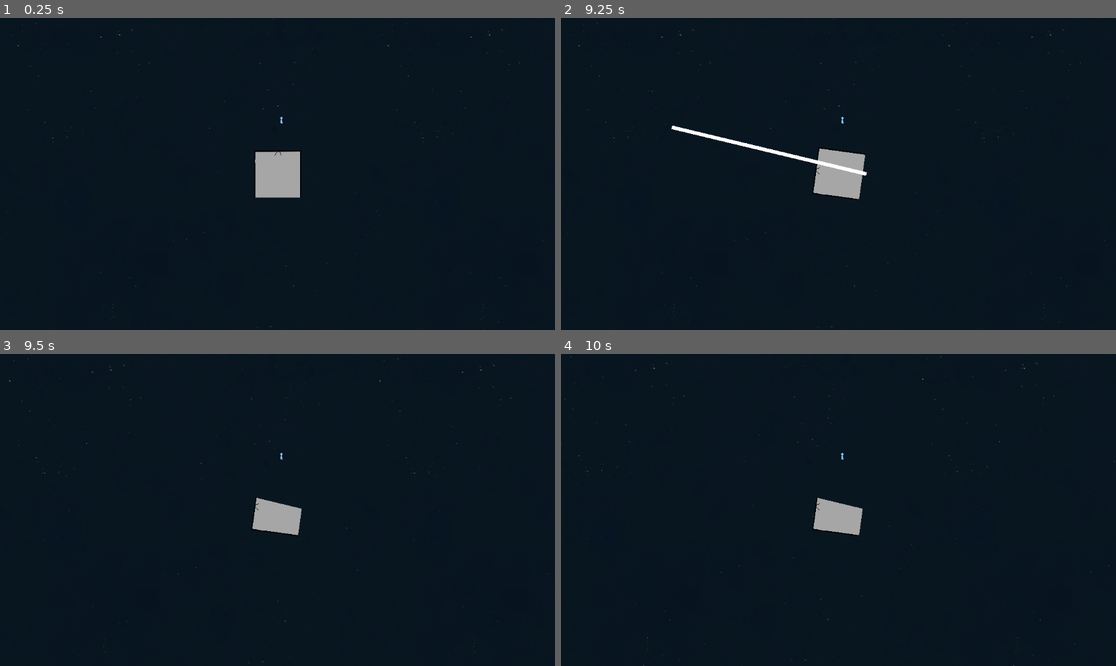
Above: before the commit, frames 1-4 (two rows, left to right).
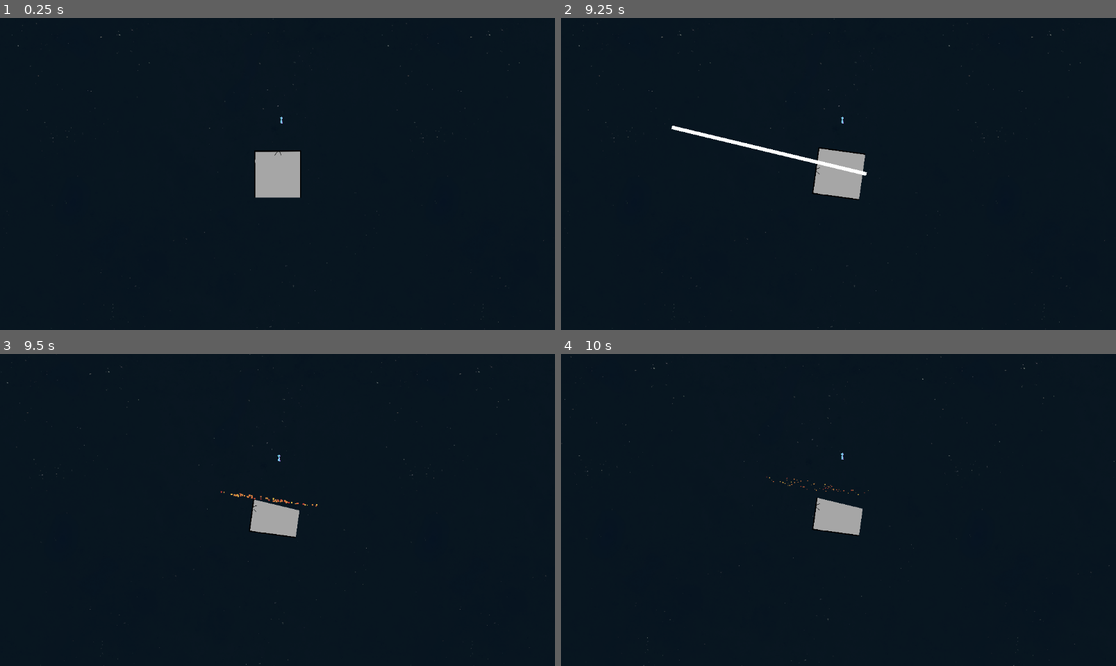
Above: after the commit, the same moments.

Repository: Dolphus2/NordicGameJam2026
Game: Godot game, scene res://scenes/game.tscn
Two runs of this game, one before a commit and one after it. Both use one fixed random seed, a clock stepped at 60 frames per second and the inputs below.
Inputs (mouse positions are in pixels of both pictures, inside the frame that each line leads up to):
- Up to frame 1 (0.25 s): no input
- Up to frame 2 (9.25 s): tap Enter at 0.5, 5.75 s; move the mouse to (810, 236) at 0.52 s; hold W (accel) 0.53-1.25 s; click (810, 236) at 0.67 s; tap Space at 1.25 s; drag from (1005, 220) to (810, 236) at 1.27 s; move the mouse to (672, 127) at 2.02 s; hold Q (roll_left) 2.03-2.75 s; drag from (866, 174) to (672, 127) at 2.77 s; move the mouse to (755, 96) at 3.52 s; hold Q (roll_left) 3.53-4.25 s; drag from (960, 158) to (755, 96) at 4.27 s; move the mouse to (727, 189) at 5.02 s; hold W (accel) 5.03-5.75 s; click (727, 189) at 5.17 s; drag from (894, 105) to (727, 189) at 5.77 s; move the mouse to (810, 236) at 6.52 s; hold E (roll_right) 6.53-7.25 s; drag from (1005, 220) to (810, 236) at 7.27 s; move the mouse to (672, 127) at 8.02 s; hold Q (roll_left) 8.03-8.75 s; drag from (866, 174) to (672, 127) at 8.77 s
- Up to frame 3 (9.5 s): no input
- Up to frame 4 (10 s): move the mouse to (755, 432) at 9.52 s; hold W (accel) from 9.53 s (still down); click (755, 432) at 9.67 s

Frames 1-2 are identical in both runs. In frame 3, 0.4% of the frame differs, in the area x 1-99%, y 0-100%; in frame 4, less than 0.1%.

Commit message:
first it particle and camera shake

Diff:
--- a/scenes/game.tscn
+++ b/scenes/game.tscn
@@ -7,11 +7,13 @@
 [ext_resource type="PackedScene" uid="uid://1m8wimnntu5y" path="res://scenes/asteroids.tscn" id="4_p57ef"]
 [ext_resource type="PackedScene" uid="uid://dmktf342p1kkl" path="res://scenes/black_hole.tscn" id="5_u5sy4"]
 [ext_resource type="Texture2D" uid="uid://b6h4t5quexpt5" path="res://assets/arrow.png" id="8_0tnpc"]
-[ext_resource type="PackedScene" path="res://scenes/pause_screen.tscn" id="8_gee14"]
-[ext_resource type="Script" path="res://scripts/goal_locator.gd" id="9_vtaks"]
+[ext_resource type="PackedScene" uid="uid://hjtbrh7ja5tw" path="res://scenes/pause_screen.tscn" id="8_gee14"]
+[ext_resource type="Script" uid="uid://c3twqfo5ifjtr" path="res://scripts/game_camera.gd" id="8_kvuet"]
+[ext_resource type="Script" uid="uid://cvydu0app6xv0" path="res://scripts/goal_locator.gd" id="9_vtaks"]
 [ext_resource type="PackedScene" uid="uid://beu5j00l33p4t" path="res://scenes/killzone.tscn" id="10_dinhu"]
 [ext_resource type="Texture2D" uid="uid://elw48gf5p2ad" path="res://assets/whitehole1.png" id="10_kvpfn"]
 [ext_resource type="Texture2D" uid="uid://bqyqs0kcdetyu" path="res://assets/whitehole2.png" id="11_dinhu"]
+[ext_resource type="Script" uid="uid://bxcyd38srffwu" path="res://scripts/seperation_particles.gd" id="11_trtic"]
 
 [sub_resource type="TileSetAtlasSource" id="TileSetAtlasSource_iywne"]
 texture = ExtResource("4_lbhrr")
@@ -21,6 +23,13 @@
 [sub_resource type="TileSet" id="TileSet_p57ef"]
 tile_size = Vector2i(1024, 1024)
 sources/1 = SubResource("TileSetAtlasSource_iywne")
+
+[sub_resource type="Curve" id="Curve_kvuet"]
+_data = [Vector2(0.026041657, 0.99245286), 0.0, 0.0, 0, 0, Vector2(1, 0), 0.0, 0.0, 0, 0]
+point_count = 2
+
+[sub_resource type="Gradient" id="Gradient_trtic"]
+colors = PackedColorArray(0.77756566, 0.21410984, 0.20716554, 1, 0.86120456, 0.71828234, 0.27918488, 1)
 
 [sub_resource type="CircleShape2D" id="CircleShape2D_kvuet"]
 radius = 652.33
@@ -71,11 +80,29 @@
 
 [node name="Camera2D" type="Camera2D" parent="Player" unique_id=367364067]
 zoom = Vector2(0.75, 0.75)
+script = ExtResource("8_kvuet")
 
 [node name="GoalLocator" type="Sprite2D" parent="Player" unique_id=261389216]
 scale = Vector2(0.07299466, 0.07299466)
 texture = ExtResource("8_0tnpc")
 script = ExtResource("9_vtaks")
+
+[node name="SeperationParticles" type="CPUParticles2D" parent="Player" unique_id=1412766334]
+emitting = false
+amount = 60
+lifetime = 1.5
+one_shot = true
+explosiveness = 1.0
+emission_shape = 3
+emission_rect_extents = Vector2(0, 50)
+gravity = Vector2(0, 0)
+initial_velocity_min = 50.0
+initial_velocity_max = 70.0
+scale_amount_min = 3.0
+scale_amount_max = 5.0
+scale_amount_curve = SubResource("Curve_kvuet")
+color_initial_ramp = SubResource("Gradient_trtic")
+script = ExtResource("11_trtic")
 
 [node name="black_hole2" parent="." unique_id=784983135 instance=ExtResource("5_u5sy4")]
 position = Vector2(-3173, 1029)
--- /dev/null
+++ b/scripts/game_camera.gd
@@ -0,0 +1,20 @@
+extends Camera2D
+
+const START_STRENGTH: float = 25.0
+const SHAKE_FADE: float = 5.0
+
+var rng = RandomNumberGenerator.new()
+var shake_strength: float = 0
+
+func start_shake() -> void:
+	# Start the shaking
+	shake_strength = START_STRENGTH
+
+# Called every frame. 'delta' is the elapsed time since the previous frame.
+func _process(delta: float) -> void:
+	if shake_strength > 0:
+		shake_strength = lerpf(shake_strength, 0, clamp(SHAKE_FADE * delta,0,1))
+		offset = random_offset()
+
+func random_offset() -> Vector2:
+	return Vector2(rng.randf_range(-shake_strength, shake_strength), rng.randf_range(-shake_strength, shake_strength))
--- a/scripts/player.gd
+++ b/scripts/player.gd
@@ -101,6 +101,10 @@
 	if inter.size() < 2:
 		return [points]
 	else:
+		# SORRYSORRYSORRYSORRY i don't want to get it properly ;-;
+		# RENDER SEPERATION PARTICLES HERE BECAAAUSE WHY NOT!!!!!
+		$SeperationParticles.explode(inter)
+
 		# print(poly1)
 		if get_area(poly1) > get_area(poly2):
 			return [poly1, poly2]
@@ -129,6 +133,8 @@
 		throw_mass(slice_start, slice_end, get_area(small_piece))
 		#var points = $CollisionPolygon2D.polygon
 
+		# Screen shake
+		$Camera2D.start_shake()
 
 
 #### GRAVITY STUFF START ####
@@ -182,7 +188,7 @@
 	var player_position : Vector2 = get_node(".").get_position()
 
 	velocity += get_gravity_contrib(rad_cens, player_position, delta)
-	print(velocity)
+	#print(velocity)
 
 	var p1 = Vector2(0, 70)
 	var p2 = Vector2(70, 35)
--- /dev/null
+++ b/scripts/seperation_particles.gd
@@ -0,0 +1,15 @@
+extends CPUParticles2D
+
+
+func explode(inter) -> void:
+	var inter_vec_0 = Vector2(inter[0])
+	var inter_vec_1 = Vector2(inter[1])
+	var start_position = 0.5 * (inter_vec_0 + inter_vec_1)
+
+	var width = inter_vec_0.distance_to(inter_vec_1)
+	#var angle =
+
+	#rotation = angle
+	emission_rect_extents = Vector2(0, width)
+	position = start_position
+	emitting = true
Not shown, added: scripts/game_camera.gd.uid
Not shown, added: scripts/seperation_particles.gd.uid
